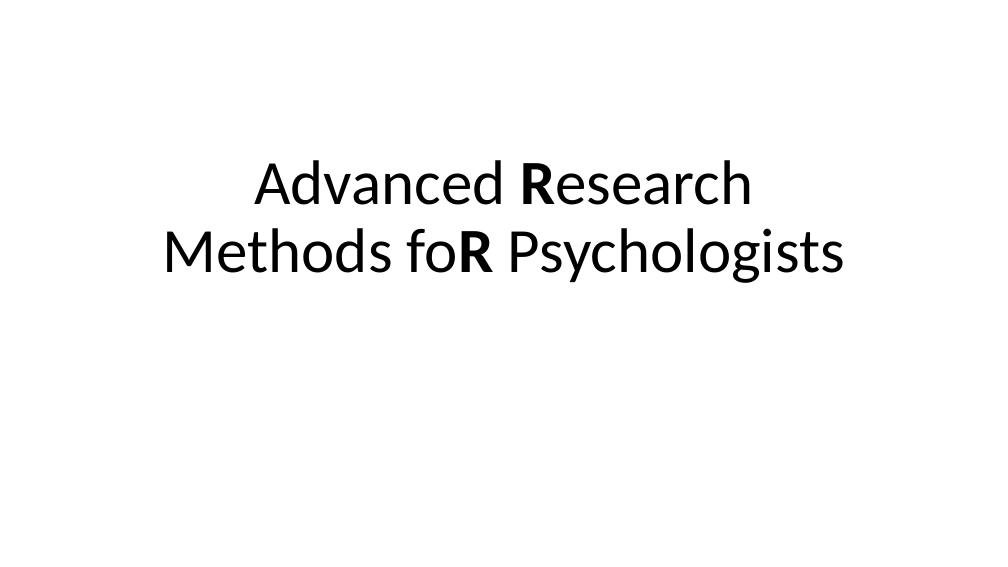
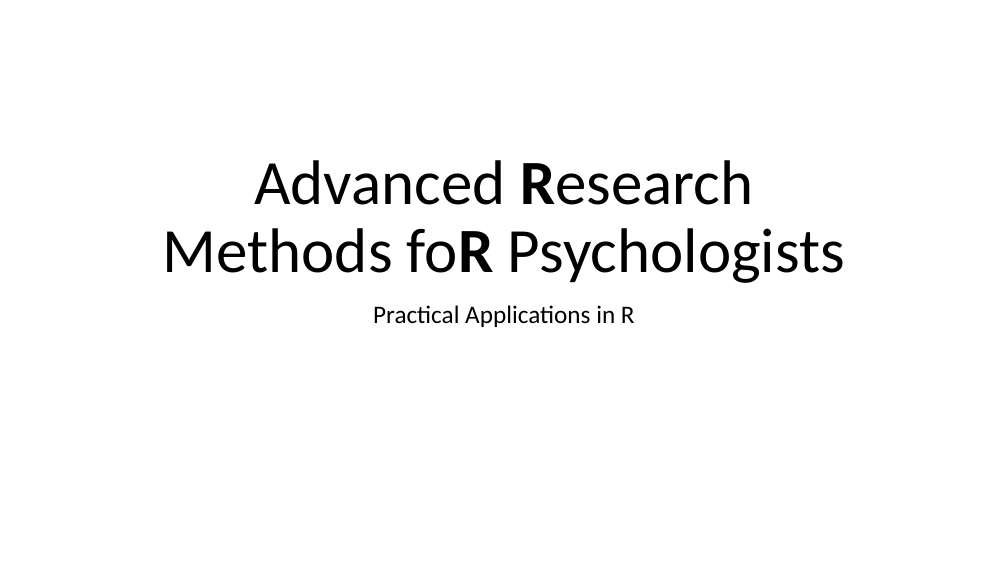
Before and after one commit to mattansb/Practical-Applications-in-R-for-Psychologists, a slide deck: slide 1 of 01 intro/Intro to R.pptx. Drawn at 1008x567 pixels with LibreOffice and Linux fonts; fonts in the diff are those of the drawing. Boxes give left, top, right and bottom in pixels: in the first picture for what was removed or moved away, otherwise in the second. Text is boxed around its words. In the diff, an @@ line names an element or a change of style, - is before the commit and + after.

```diff
--- a/01 intro/Intro to R.pptx
+++ b/01 intro/Intro to R.pptx
@@ text added at bbox=[373, 305, 635, 327], 24 pt, text #000000 @@
+Practical Applications in R
```
Also in this commit, not shown: 1 other slide changed.
